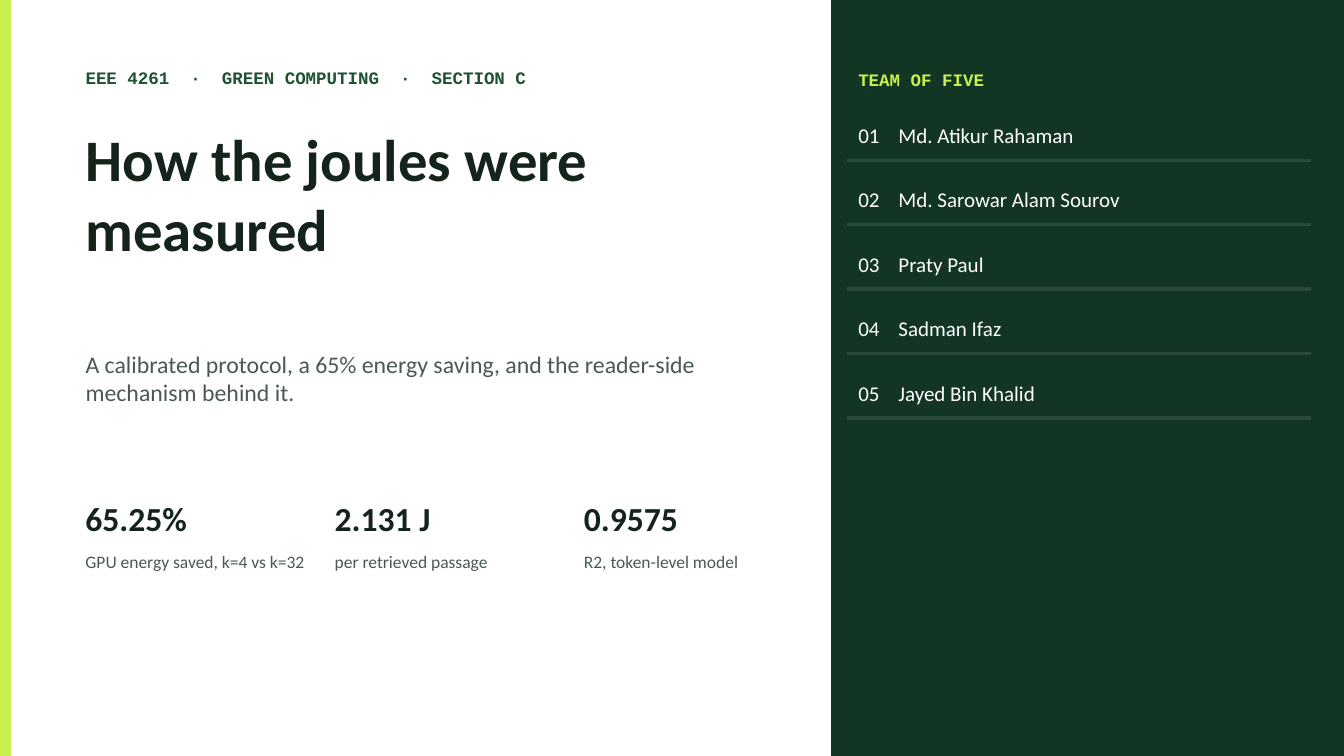
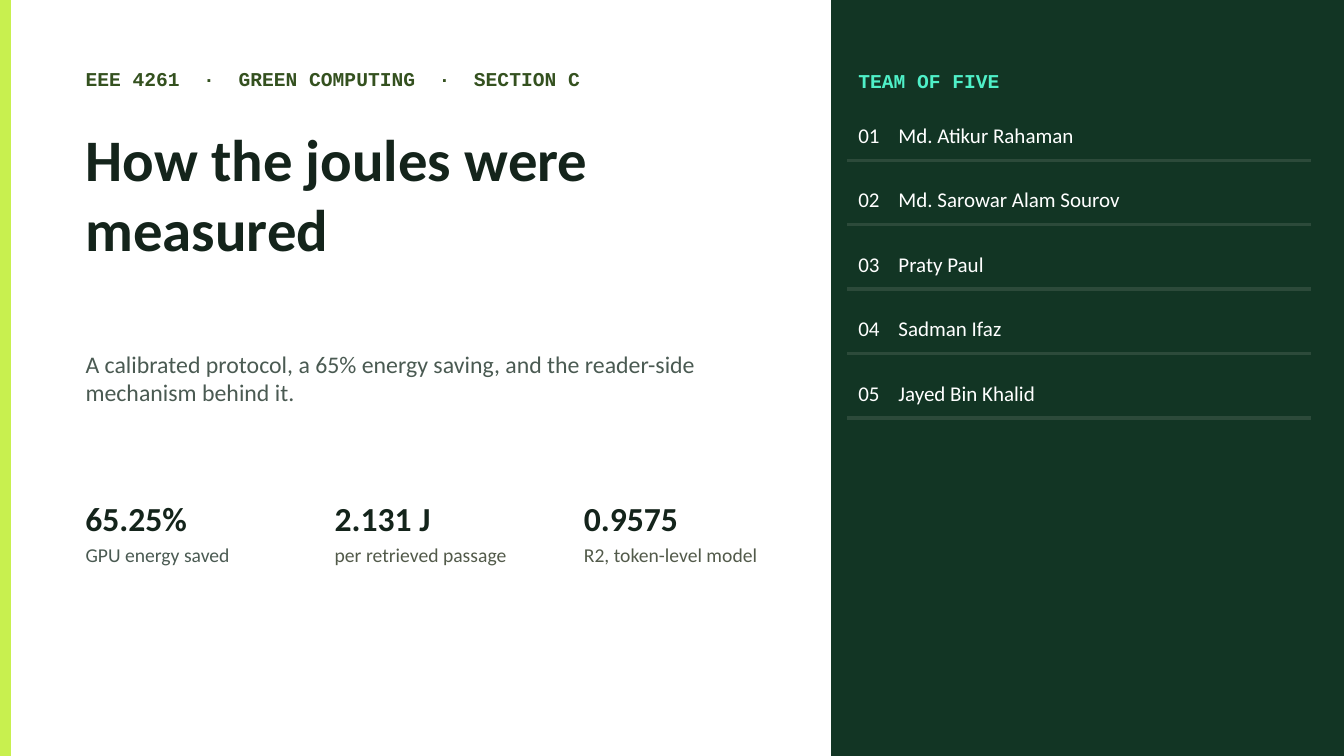
Before and after one commit to Atik203/energy-optimal-rag, a slide deck: slide 1 of ppt_slides/Energy_Methodology_Presentation.pptx. Drawn at 1344x756 pixels with LibreOffice and Linux fonts; fonts in the diff are those of the drawing. Boxes give left, top, right and bottom in pixels: in the first picture for what was removed or moved away, otherwise in the second. Text is boxed around its words. In the diff, an @@ line names an element or a change of style, - is before the commit and + after.

```diff
--- a/ppt_slides/Energy_Methodology_Presentation.pptx
+++ b/ppt_slides/Energy_Methodology_Presentation.pptx
@@ text "EEE 4261 · GREEN COMPUTING ..." at bbox=[86, 73, 580, 87]: size 12.5 to 14 pt, text colour #1F5134 to #34511F @@
@@ text "TEAM OF FIVE" at bbox=[858, 75, 999, 88]: size 12.5 to 14 pt, text colour #C8F04F to #4FF0C8 @@
@@ text "per retrieved passage": place and size @@
-text "per retrieved passage" at bbox=[335, 556, 487, 571]
+text "per retrieved passage" at bbox=[335, 548, 506, 566]
@@ text "per retrieved passage" at bbox=[335, 548, 506, 566]: size 12.5 to 14 pt, text colour #4A5A52 to #525A4A @@
@@ text "R2, token-level model" at bbox=[584, 548, 757, 564]: size 12.5 to 14 pt, text colour #4A5A52 to #525A4A @@
@@ text "R2, token-level model": place and size @@
-text "R2, token-level model" at bbox=[584, 556, 738, 570]
+text "R2, token-level model" at bbox=[584, 548, 757, 564]
@@ text at bbox=[86, 548, 230, 566]: text changed; size 12.5 to 14 pt @@
-GPU energy saved, k=4 vs k=32
+GPU energy saved
```
Also in this commit, not shown: 11 other slides changed, 3 other files.
